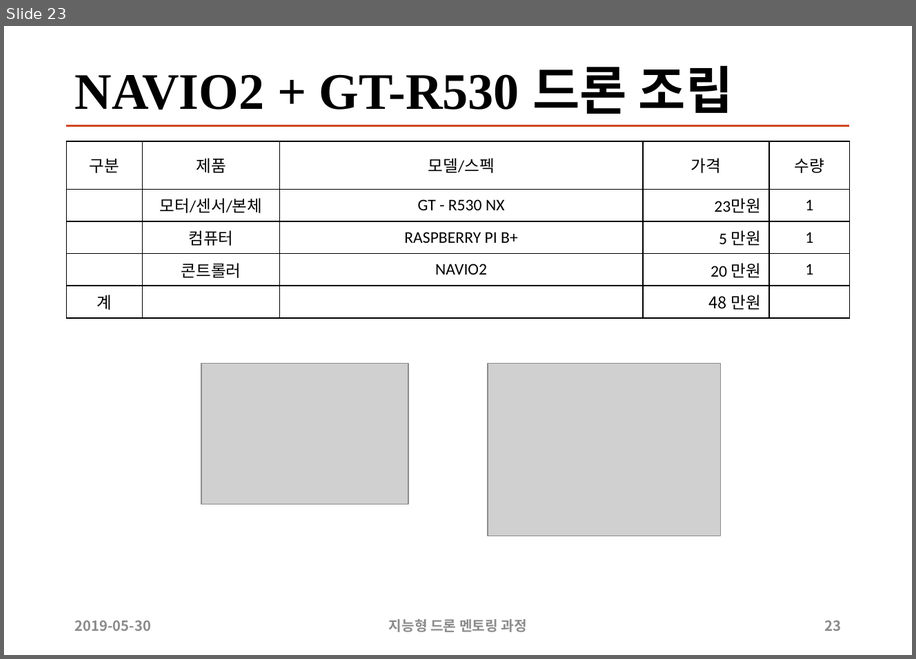
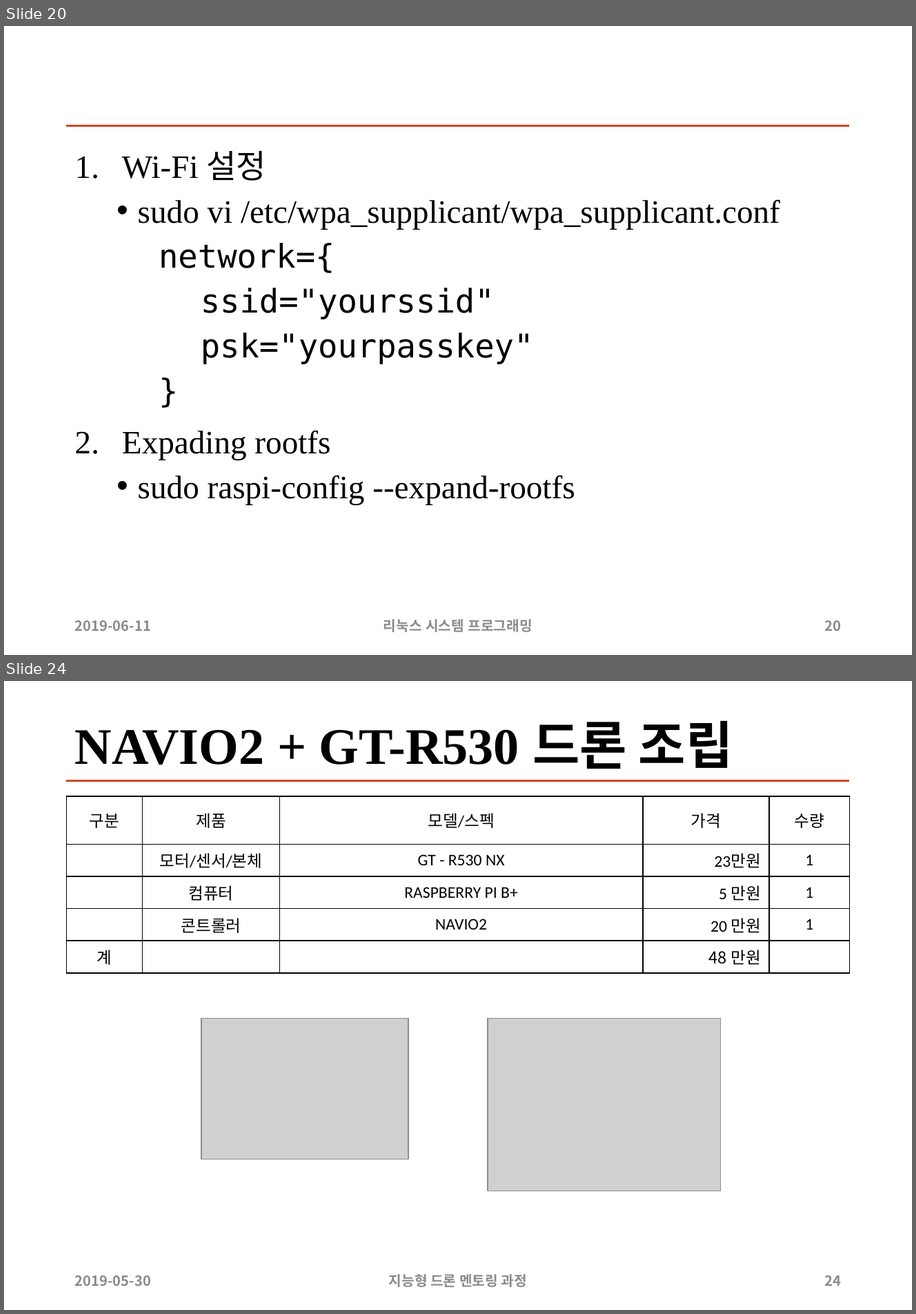
Before and after one commit to sunabove/autopilot_doc, a slide deck: 110 매뉴얼/190609 NAVIO 2 드론 제작 V1.1 (1).pptx. Shown one above the other, each under a label of ours: slide 23 before the commit, slides 20 and 24 after it; the slides between them are not shown. The pictures are 916x659 and 916x1314 pixels, drawn with LibreOffice and Linux fonts; fonts in the diff are those of the drawing; grey boxes stand for pictures. Boxes give left, top, right and bottom in pixels: in the first picture for what was removed or moved away, otherwise in the second. Text is boxed around its words. In the diff, an @@ line names an element or a change of style, - is before the commit and + after.

```diff
--- a/110 매뉴얼/190609 NAVIO 2 드론 제작 V1.1 (1).pptx
+++ b/110 매뉴얼/190609 NAVIO 2 드론 제작 V1.1 (1).pptx
@@ slide 20 added at [4,26,912,655], background #FFFFFF; not listed: 1 template element that a slide beside it also shows @@
@@ text added at [122,151,780,504], 28 pt, text #000000 @@
+1. Wi-Fi 설정
+  • sudo vi /etc/wpa_supplicant/wpa_supplicant.conf
+    network={
+      ssid="yourssid"
+      psk="yourpasskey"
+    }
+2. Expading rootfs
+  • sudo raspi-config --expand-rootfs
@@ text added at [75,620,151,630], 12 pt, text #8C8C8C, bold @@
+2019-06-11
@@ text added at [383,619,533,632], 12 pt, text #8C8C8C, bold @@
+리눅스 시스템 프로그래밍
@@ page number added at [824,620,841,630], 12 pt, text #8C8C8C, bold @@
+20
@@ what was slide 23 is now slide 24 @@
@@ page number at [824,1275,841,1285]: text changed @@
-23
+24
```
Also in this commit, not shown: 21 slides changed, 2 other files.
